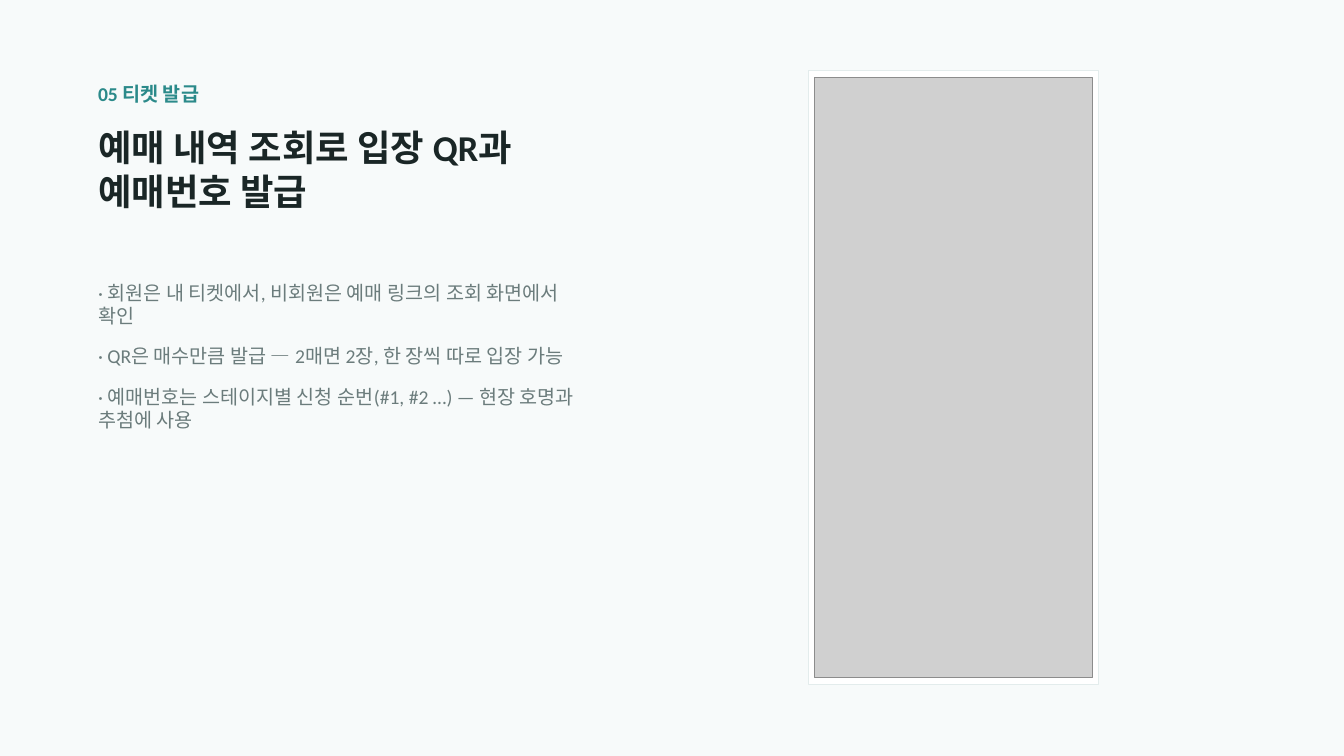
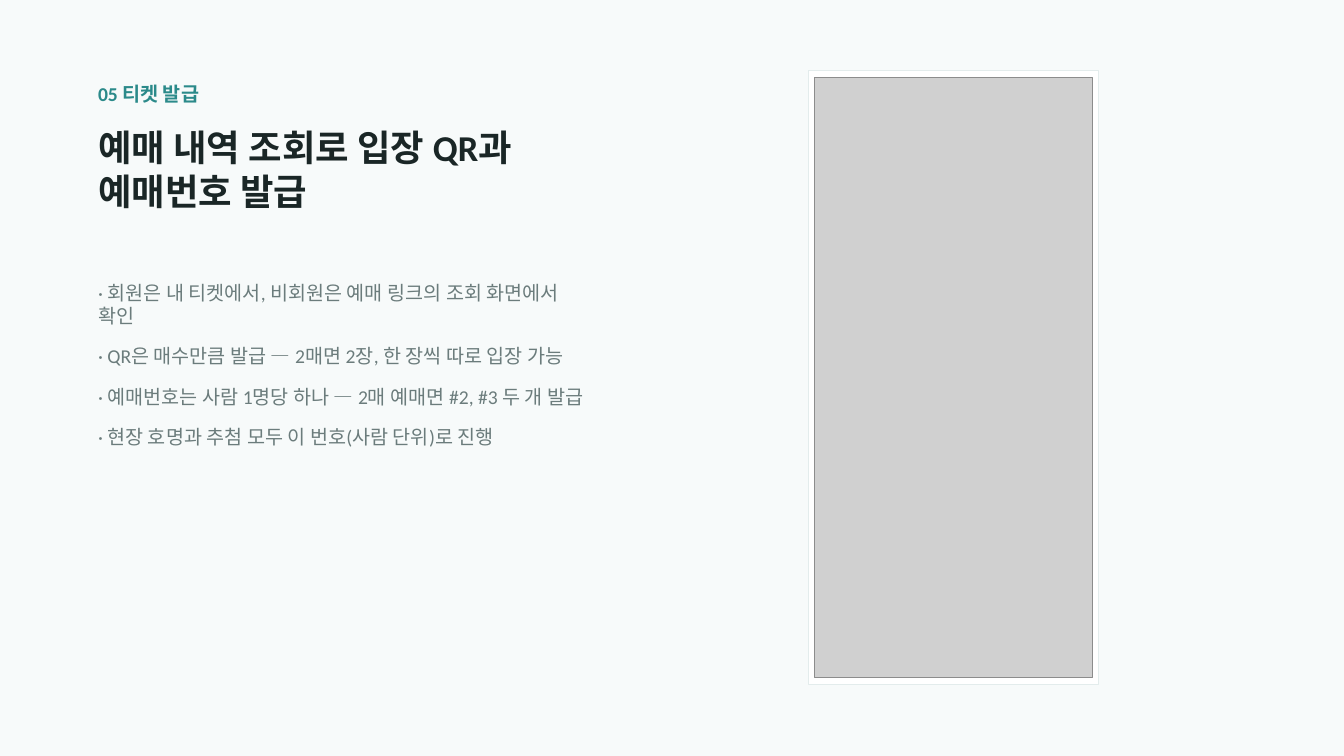
Before and after one commit to stothey0804/ustage, a slide deck: slide 6 of docs/어스테이지-소개.pptx. Drawn at 1344x756 pixels with LibreOffice and Linux fonts; fonts in the diff are those of the drawing; grey boxes stand for pictures. Boxes give left, top, right and bottom in pixels: in the first picture for what was removed or moved away, otherwise in the second. Text is boxed around its words. In the diff, an @@ line names an element or a change of style, - is before the commit and + after.

```diff
--- a/docs/어스테이지-소개.pptx
+++ b/docs/어스테이지-소개.pptx
@@ text at [107,388,583,447]: text changed @@
-· 예매번호는 스테이지별 신청 순번(#1, #2 …) — 현장 호명과 추첨에 사용
+· 예매번호는 사람 1명당 하나 — 2매 예매면 #2, #3 두 개 발급
+· 현장 호명과 추첨 모두 이 번호(사람 단위)로 진행
```
Also in this commit, not shown: 1 other slide changed, 2 slides added, 1 other file.
